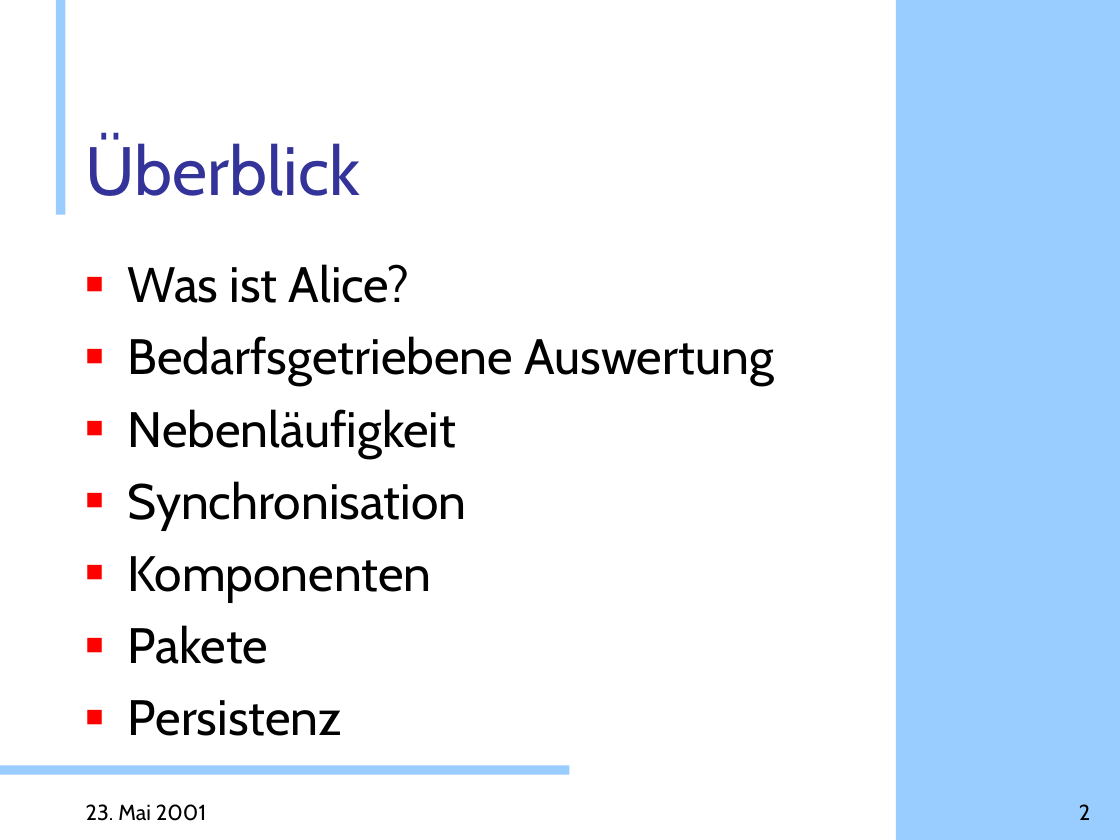
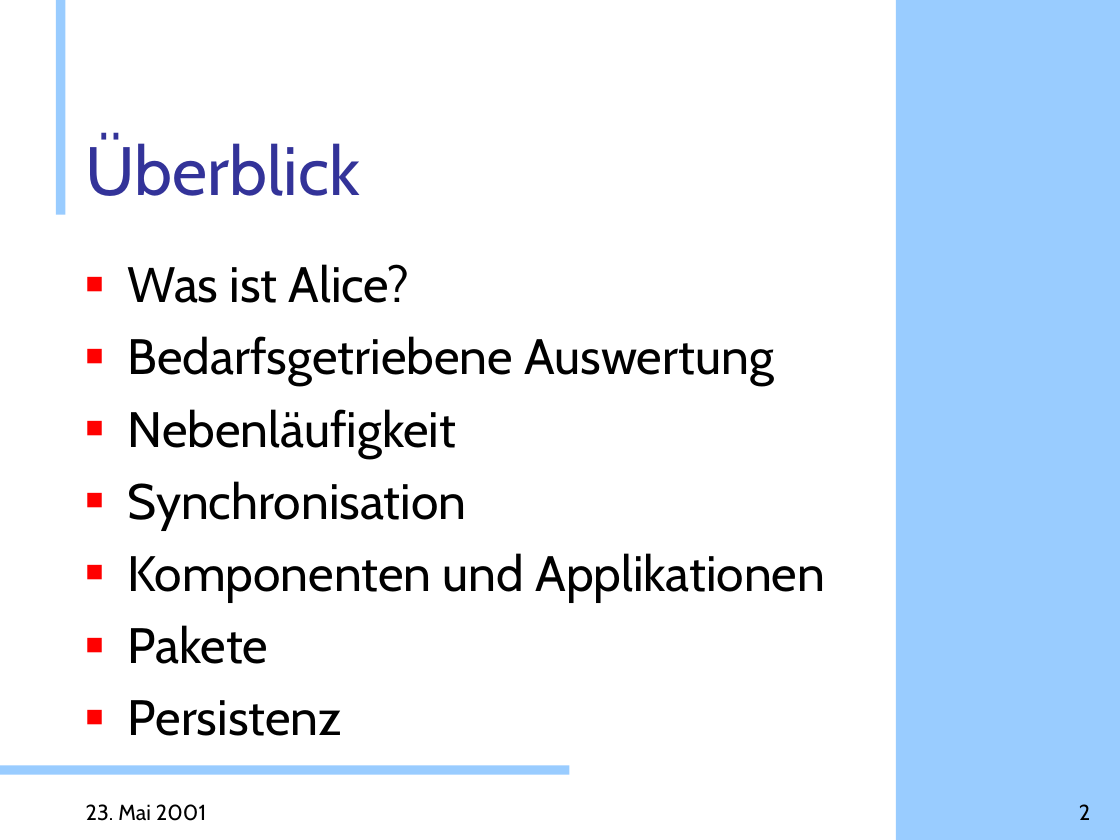
Before and after one commit to doublec/aliceml-abandoned, a slide deck: slide 2 of doc/presentations/Web-Projekt.ppt. Drawn at 1120x840 pixels with LibreOffice and Linux fonts; fonts in the diff are those of the drawing; background and template pictures are left out. Boxes give left, top, right and bottom in pixels: in the first picture for what was removed or moved away, otherwise in the second. Text is boxed around its words. In the diff, an @@ line names an element or a change of style, - is before the commit and + after.

```diff
--- a/doc/presentations/Web-Projekt.ppt
+++ b/doc/presentations/Web-Projekt.ppt
@@ text at box(128, 553, 826, 601): text changed @@
-■ Komponenten
+■ Komponenten und Applikationen
```
Also in this commit, not shown: 4 other slides changed, 8 slides added.
